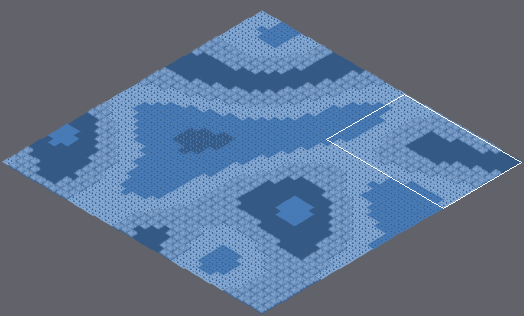
Two states of a Tiled map, marswars/resources/mapAssets/temp.tmx. Above, an overview of the earlier version with the close-up marked.
Close-up. Earlier state:
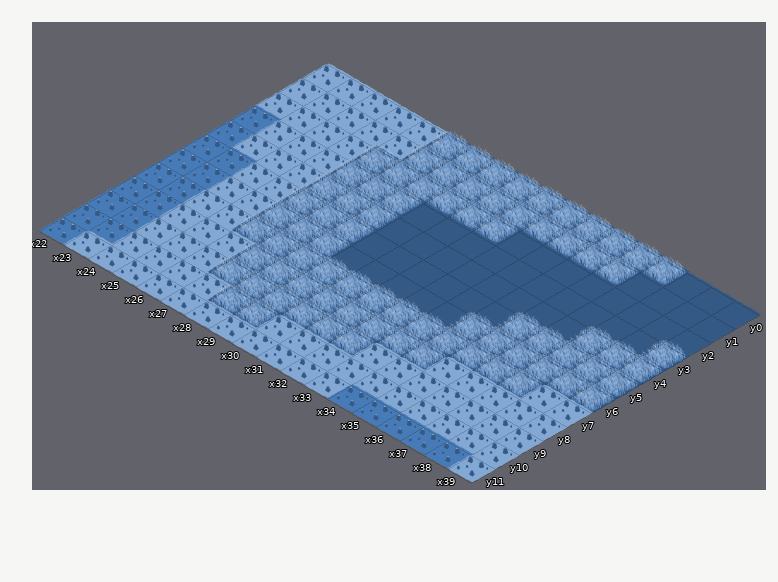
Cells are 55x32 px. Isometric: x runs down to the right, y down to the left. Shown: x 22..39, y 0..11. The commit also changed other parts of the map, which this record leaves out.
The same view after the edit:
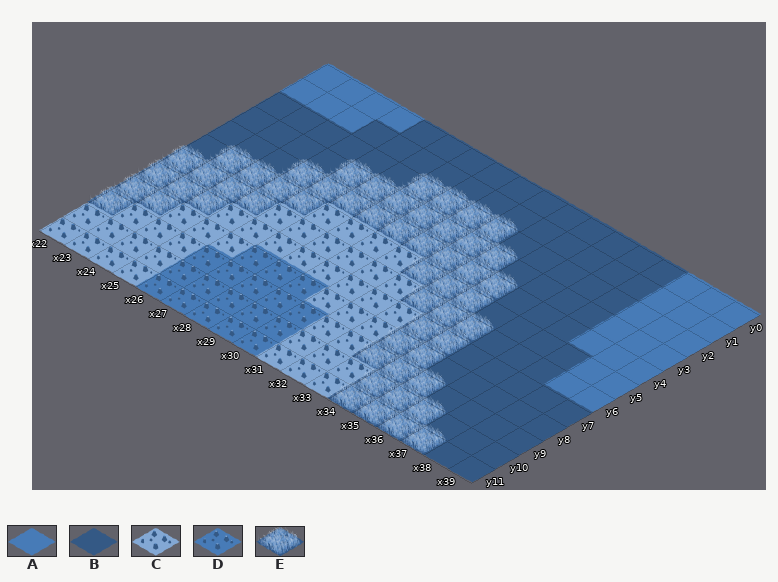
Key: from "tileset1": A 30 "moon002", B 31 "moon003", C 34 "moon006", D 35 "moon007", E 43 "MOONgrassDARK".
_ is an empty cell.
The exact change:
Layer "Tile Layer 1":
y 0: x 22..39 CCCCCEEEEEEEEEEBBB -> AAAABBBBBBBBBBBAAA
y 1: x 22..35 CCCCCEEEEEEEEE -> AAABBBBBBBBBBB; x 37..39 BBB -> AAA
y 2: x 22..27 CCCCEE -> BBBBBB; x 37..39 BBB -> AAA
y 3: x 22..25 DCCC -> BBBB; x 29..32 BBBB -> EEEE; x 37..39 BBE -> AAA
y 4: x 22..25 DCCC -> BBBE; x 29..33 BBBBB -> EEEEE; x 37..39 EEE -> AAA
y 5: x 22..25 DDCC -> BEEE; x 27..33 EEBBBBB -> CCCCEEE; x 35..39 EEEEE -> BBBAA
y 6: x 22..33 DDCCEEEBBBBB -> EEEECCCCCCEE; x 35..39 EEEEE -> BBBAA
y 7: x 22..24 DDC -> EEE; x 26..32 EEEEEEE -> CCCCCCC; x 35..39 EEECC -> BBBBB
y 8: x 22..23 DD -> EE; x 27..32 EEEEEE -> DDDCCC; x 35..39 CCCCC -> BBBBB
y 9: x 22..23 DD -> EC; x 26..39 CEEEEEECCCCCCC -> DDDDDCCEEEBBBB
y 10: x 22..23 DD -> CC; x 26..30 CCEEC -> DDDDD; x 34..39 CCCCCC -> EEEBBB
y 11: x 22 D -> C; x 26..30 CCCCC -> DDDDD; x 34..39 DDDDDC -> EEEEBB
Pixel boxes of the changes (left, top, right, bottom) in both close-ups:
changed: (39, 63, 761, 483)
